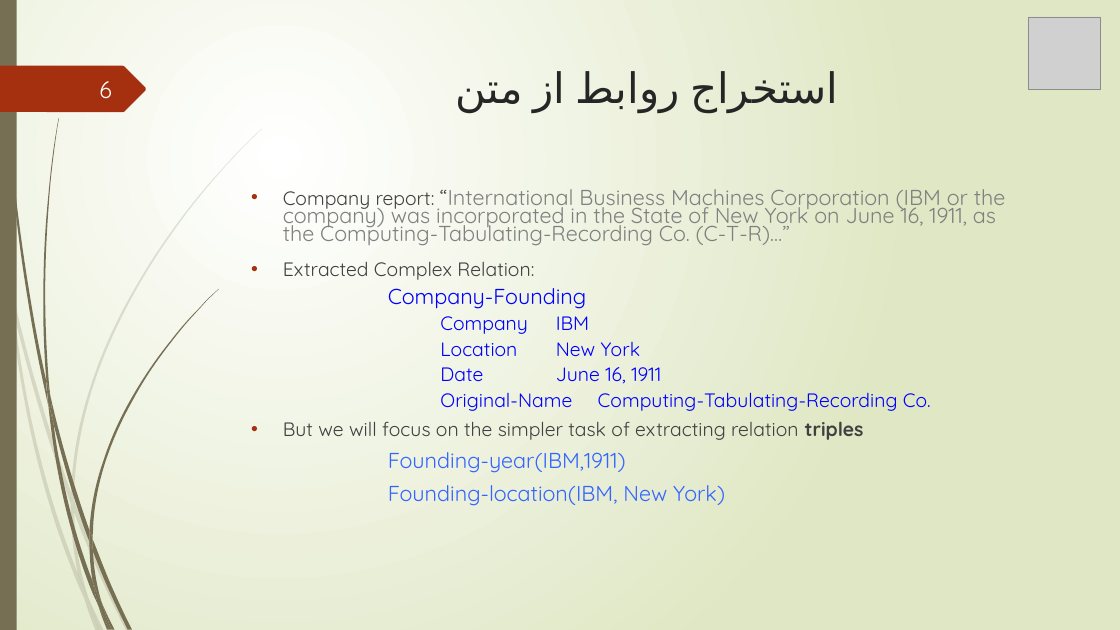
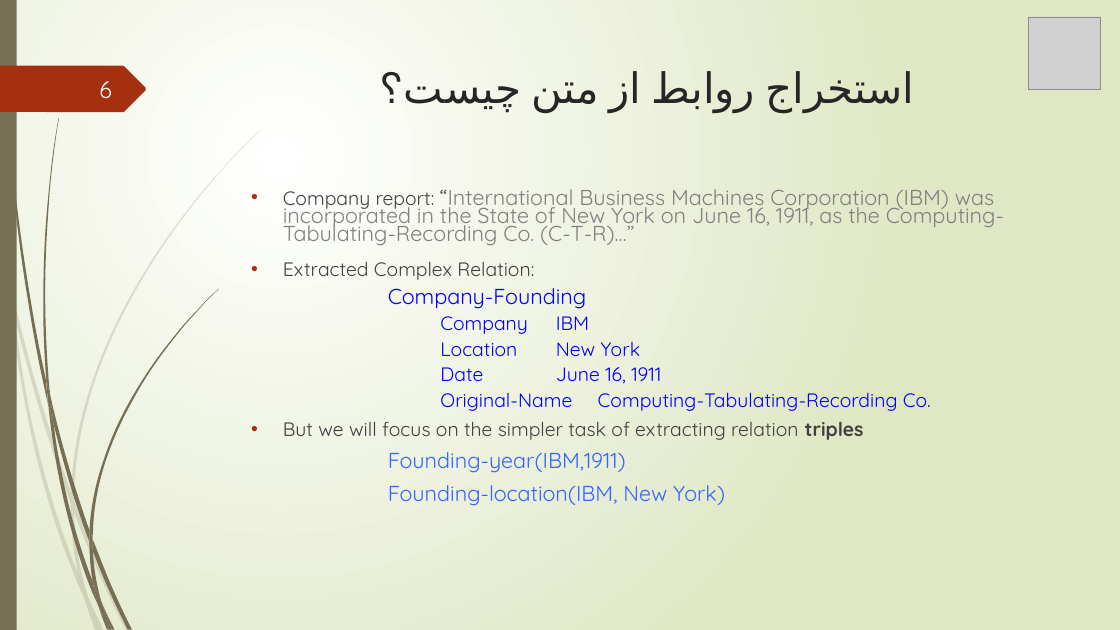
Before and after one commit to mahmoudrahat/PhD-Thesis-Documents, a slide deck: slide 6 of my powerpoints/Phd Thesis proposal.pptx. Drawn at 1120x630 pixels with LibreOffice and Linux fonts; fonts in the diff are those of the drawing; grey boxes stand for pictures. Boxes give left, top, right and bottom in pixels: in the first picture for what was removed or moved away, otherwise in the second. Text is boxed around its words. In the diff, an @@ line names an element or a change of style, - is before the commit and + after.

```diff
--- a/my powerpoints/Phd Thesis proposal.pptx
+++ b/my powerpoints/Phd Thesis proposal.pptx
@@ title at box(766, 71, 914, 113): text changed @@
-استخراج روابط از متن
+استخراج روابط از متن چیست؟
@@ text at box(283, 189, 1004, 245): text changed @@
-• Company report: “International Business Machines Corporation (IBM or the company) was incorporated in the State of New York on June 16, 1911, as the Computing-Tabulating-Recording Co. (C-T-R)…”
+• Company report: “International Business Machines Corporation (IBM) was incorporated in the State of New York on June 16, 1911, as the Computing-Tabulating-Recording Co. (C-T-R)…”
```
Also in this commit, not shown: 9 other slides changed, 2 slides added.
